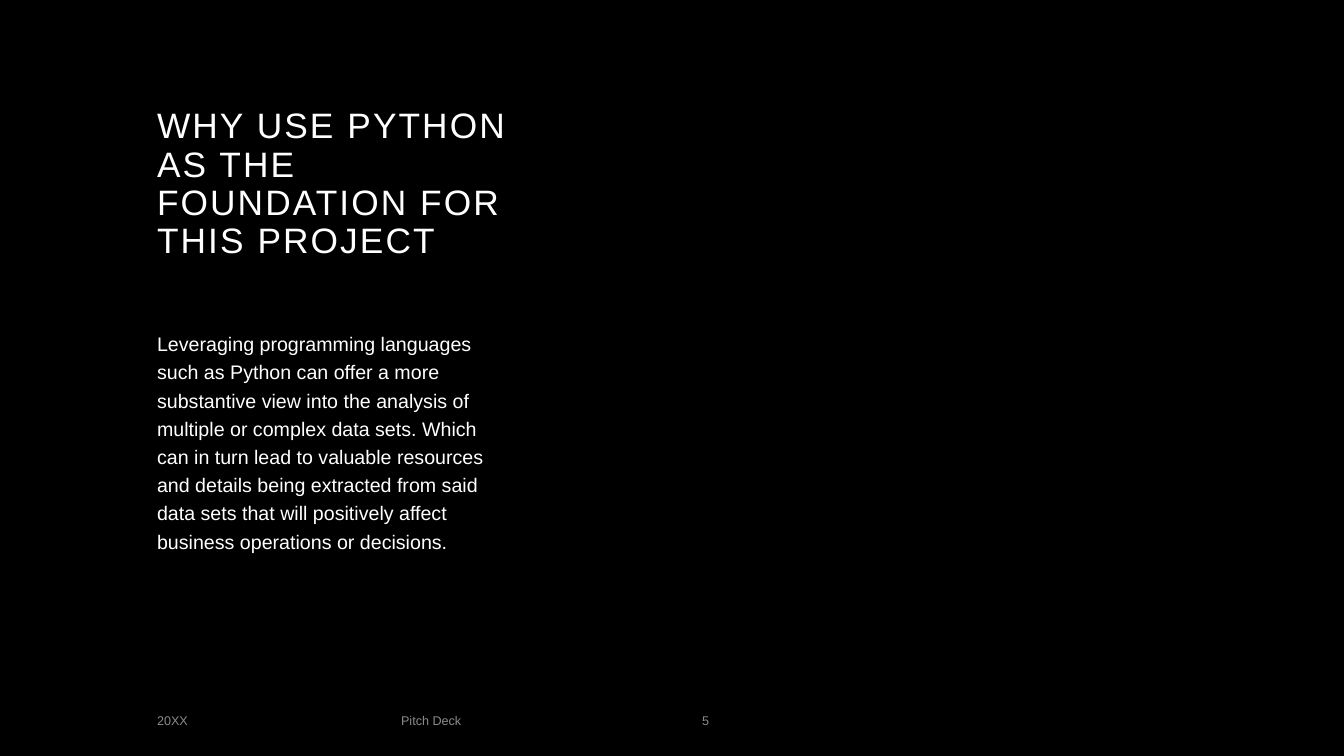
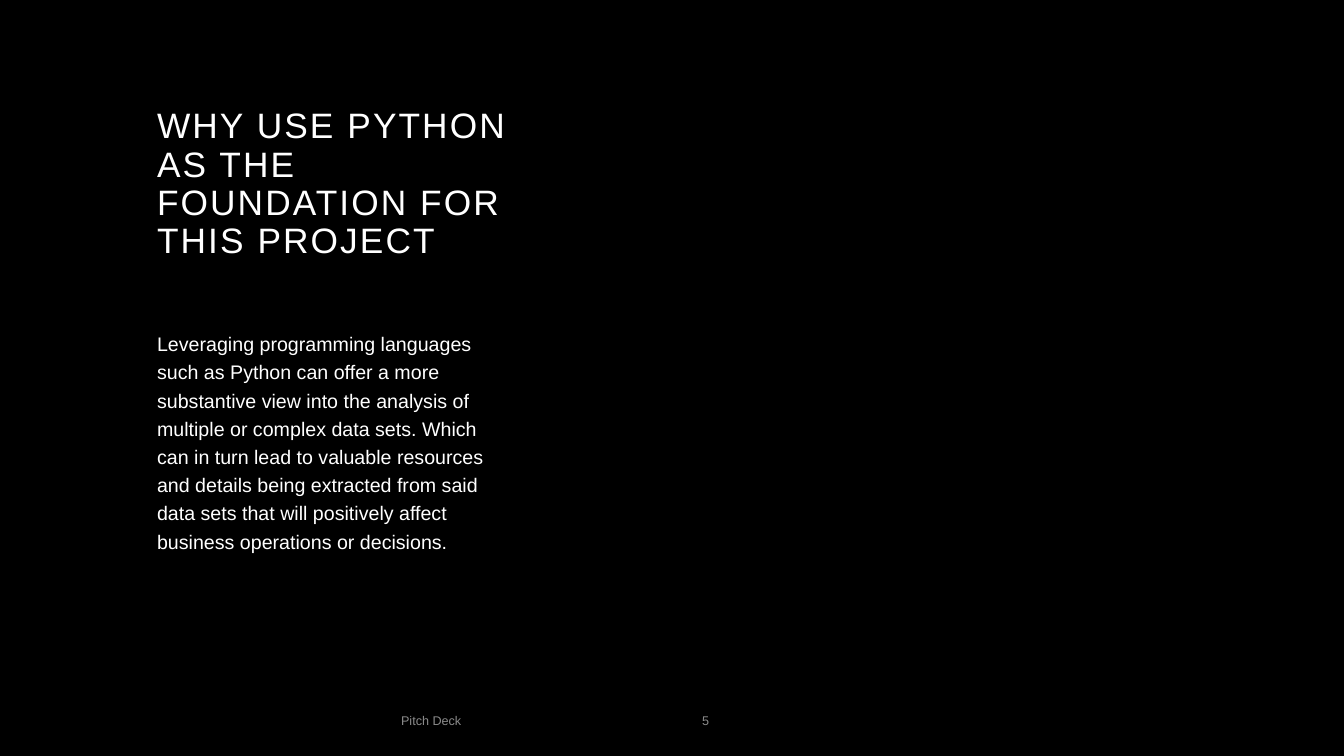
Before and after one commit to Kaneaug/DAproject, a slide deck: slide 5 of DAPowerpoint.pptx. Drawn at 1344x756 pixels with LibreOffice and Linux fonts; fonts in the diff are those of the drawing; background and template pictures are left out. Boxes give left, top, right and bottom in pixels: in the first picture for what was removed or moved away, otherwise in the second. Text is boxed around its words. In the diff, an @@ line names an element or a change of style, - is before the commit and + after.

Commit message:
Add files via upload
Committing python files and pp presentation for DA project

```diff
--- a/DAPowerpoint.pptx
+++ b/DAPowerpoint.pptx
@@ text removed at bbox=[157, 716, 188, 725] @@
-20XX
```
Also in this commit, not shown: 5 other slides changed, 5 slides added, 14 slides removed, 4 other files.
